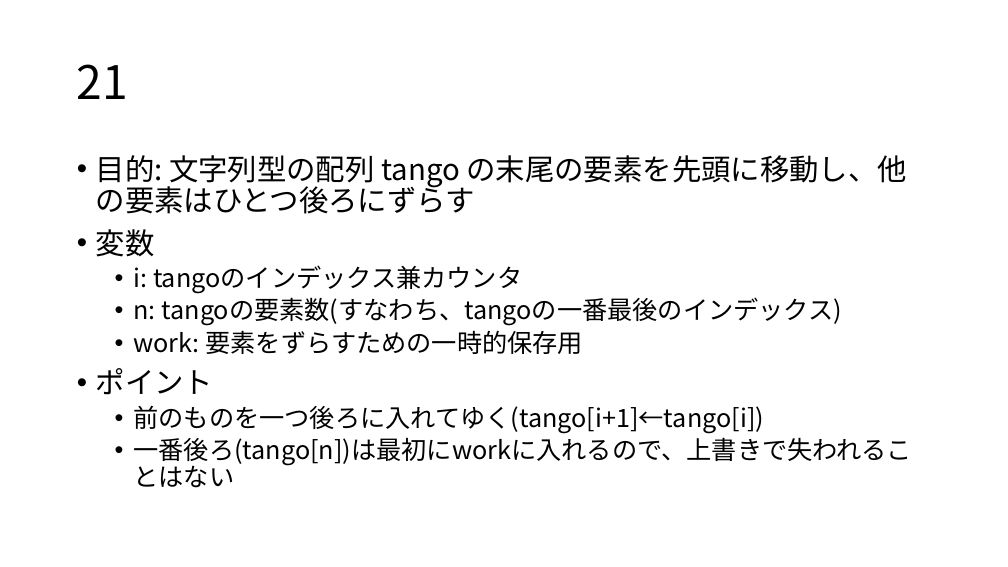
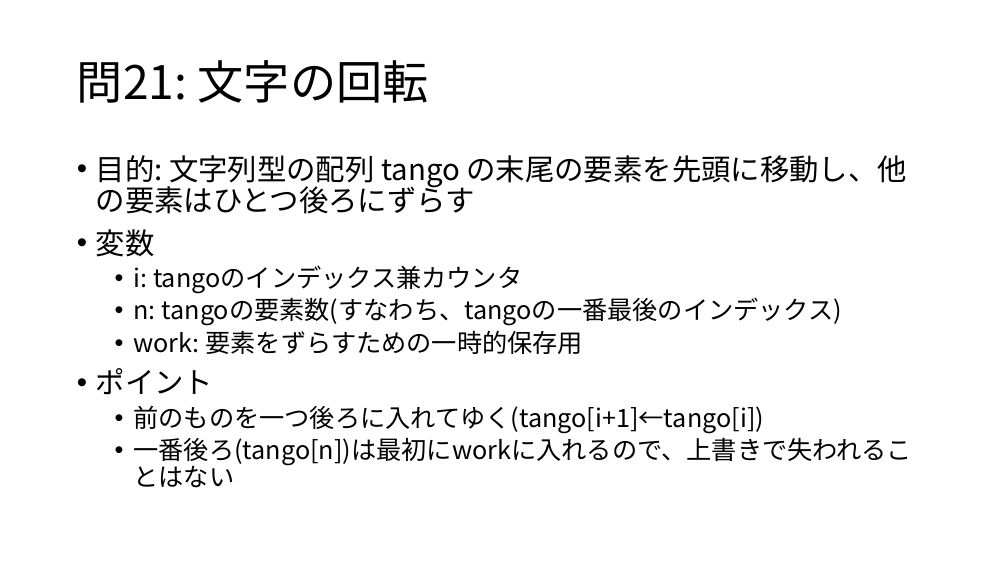
Before and after one commit to osamu377/FromZero, a slide deck: slide 2 of 問題集/問21-25.pptx. Drawn at 1008x567 pixels with LibreOffice and Linux fonts; fonts in the diff are those of the drawing. Boxes give left, top, right and bottom in pixels: in the first picture for what was removed or moved away, otherwise in the second. Text is boxed around its words. In the diff, an @@ line names an element or a change of style, - is before the commit and + after.

```diff
--- a/問題集/問21-25.pptx
+++ b/問題集/問21-25.pptx
@@ title at <box>77,60,429,103</box>: text changed @@
-21
+問21: 文字の回転
```
Also in this commit, not shown: 4 other slides changed, 1 slide added, 1 slide removed, 15 other files.
